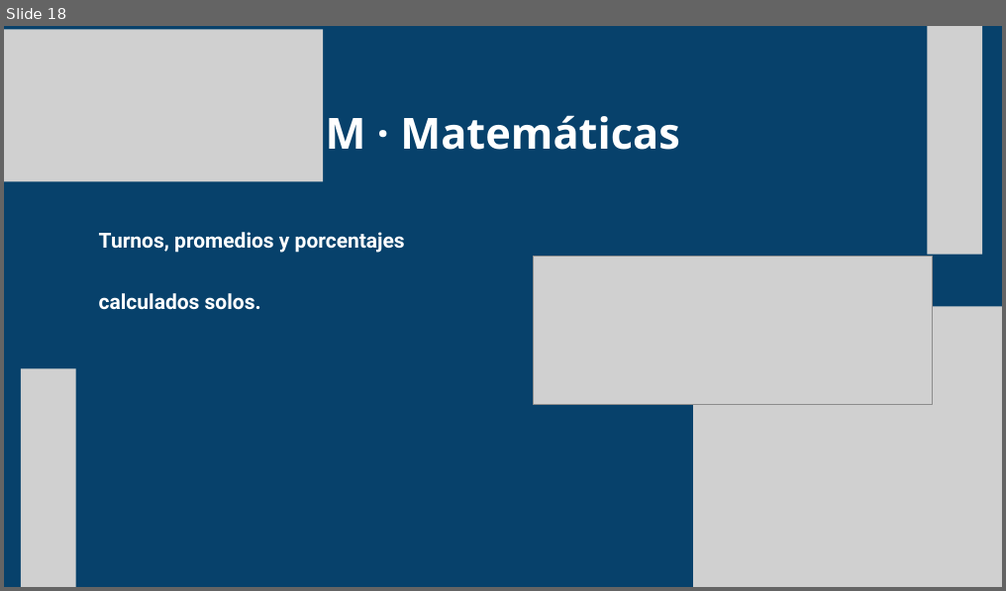
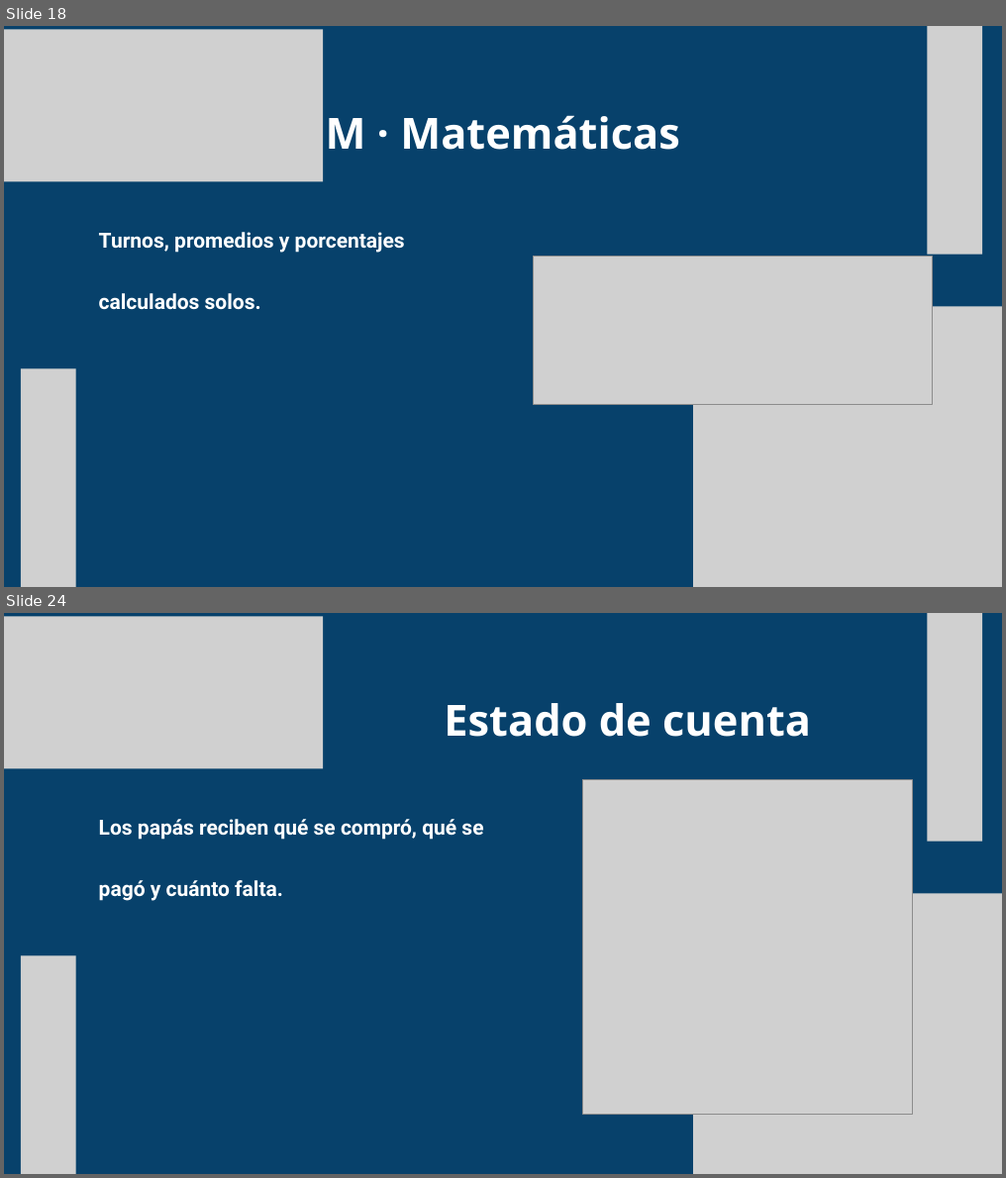
Before and after one commit to ejercitopalomazi9111-arch/mazi-central, a slide deck: fadori/presentacion/Fadori-STEAM.pptx. Shown one above the other, each under a label of ours: slide 18 before the commit, slides 18 and 24 after it; the slides between them are not shown. The pictures are 1006x591 and 1006x1178 pixels, drawn with LibreOffice and Linux fonts; fonts in the diff are those of the drawing; grey boxes stand for pictures. Boxes give left, top, right and bottom in pixels: in the first picture for what was removed or moved away, otherwise in the second. Text is boxed around its words. In the diff, an @@ line names an element or a change of style, - is before the commit and + after.

```diff
--- a/fadori/presentacion/Fadori-STEAM.pptx
+++ b/fadori/presentacion/Fadori-STEAM.pptx
@@ slide 24 added at (x1=4, y1=613, x2=1002, y2=1174), background #07416B @@
@@ picture added at (x1=4, y1=616, x2=323, y2=769) @@
@@ picture added at (x1=927, y1=613, x2=982, y2=842) @@
@@ text added at (x1=444, y1=703, x2=811, y2=737), 62 pt, text #FFFFFF, bold @@
+Estado de cuenta
@@ picture added at (x1=583, y1=780, x2=912, y2=1115) @@
@@ text added at (x1=99, y1=819, x2=483, y2=901), 30 pt, text #FFFFFF, bold @@
+Los papás reciben qué se compró, qué se pagó y cuánto falta.
@@ picture added at (x1=693, y1=893, x2=1002, y2=1173) @@
@@ picture added at (x1=21, y1=957, x2=76, y2=1174) @@
```
Also in this commit, not shown: 5 slides changed, 5 other slides added, 21 other files.
